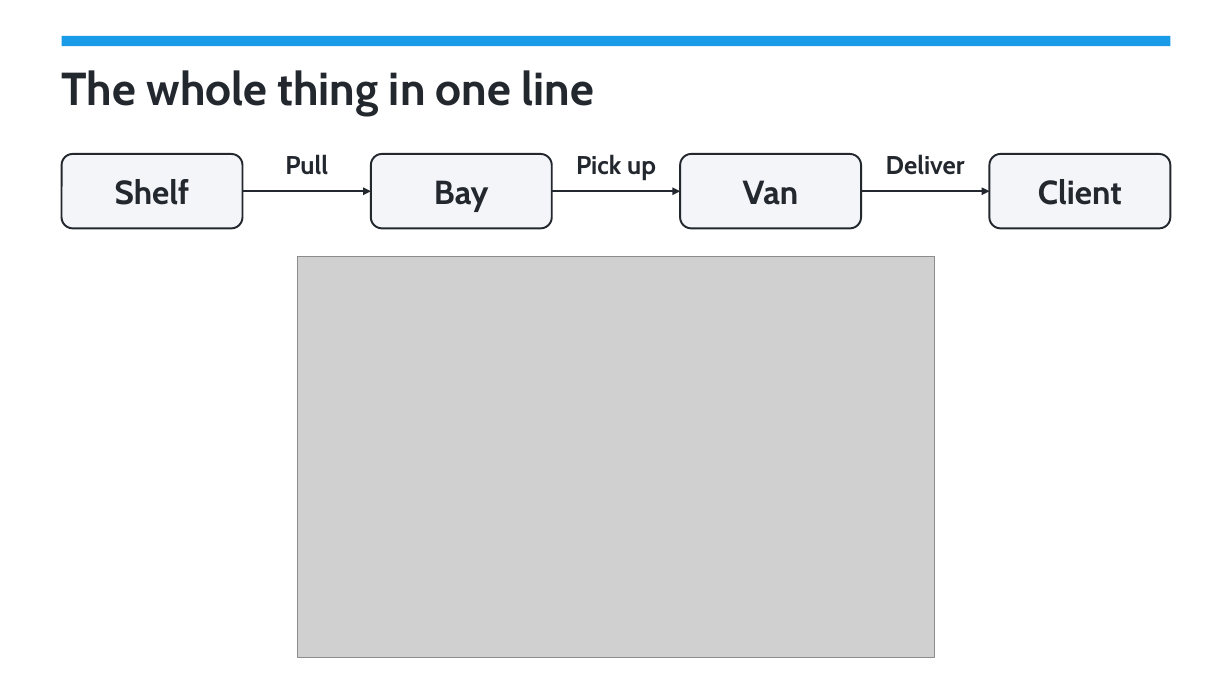
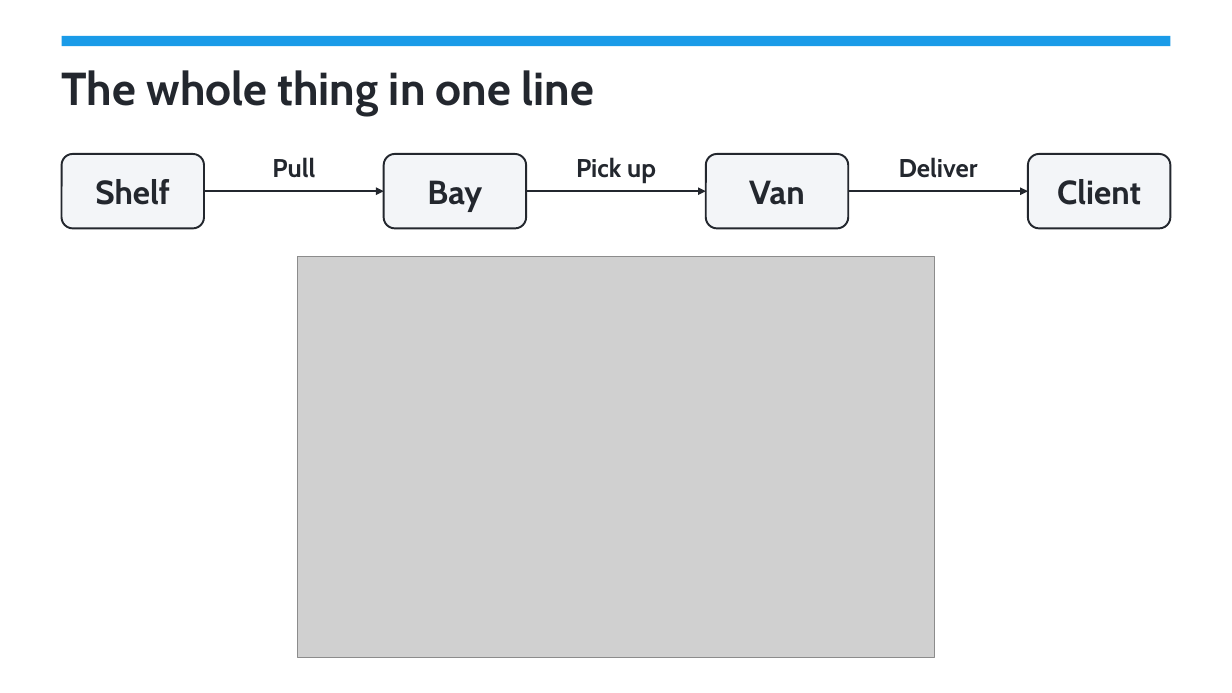
Before and after one commit to frank-umbrella/dev, a slide deck: slide 2 of loadout/training/Loadout-how-it-works.pptx. Drawn at 1232x693 pixels with LibreOffice and Linux fonts; fonts in the diff are those of the drawing; grey boxes stand for pictures. Boxes give left, top, right and bottom in pixels: in the first picture for what was removed or moved away, otherwise in the second. Text is boxed around its words. In the diff, an @@ line names an element or a change of style, - is before the commit and + after.

```diff
--- a/loadout/training/Loadout-how-it-works.pptx
+++ b/loadout/training/Loadout-how-it-works.pptx
@@ rounded rectangle "Shelf": place and size @@
-rounded rectangle "Shelf" at <box>62,154,243,229</box>
+rounded rectangle "Shelf" at <box>62,154,204,229</box>
@@ text "Pull": place and size @@
-text "Pull" at <box>285,154,328,175</box>
+text "Pull" at <box>272,157,315,178</box>
@@ rounded rectangle "Bay": place and size @@
-rounded rectangle "Bay" at <box>371,154,552,229</box>
+rounded rectangle "Bay" at <box>384,154,526,229</box>
@@ rounded rectangle "Van": place and size @@
-rounded rectangle "Van" at <box>680,154,861,229</box>
+rounded rectangle "Van" at <box>706,154,848,229</box>
@@ text "Deliver": place and size @@
-text "Deliver" at <box>886,154,965,175</box>
+text "Deliver" at <box>899,157,978,178</box>
@@ rounded rectangle "Client": place and size @@
-rounded rectangle "Client" at <box>990,154,1171,229</box>
+rounded rectangle "Client" at <box>1028,154,1170,229</box>
@@ arrow moved from (242, 191) - (371, 191) to (204, 191) - (384, 191) @@
@@ arrow moved from (552, 191) - (680, 191) to (526, 191) - (706, 191) @@
@@ arrow moved from (861, 191) - (990, 191) to (848, 191) - (1028, 191) @@
```
Also in this commit, not shown: 1 other slide changed, 3 slides added, 1 slide removed, 11 other files.
